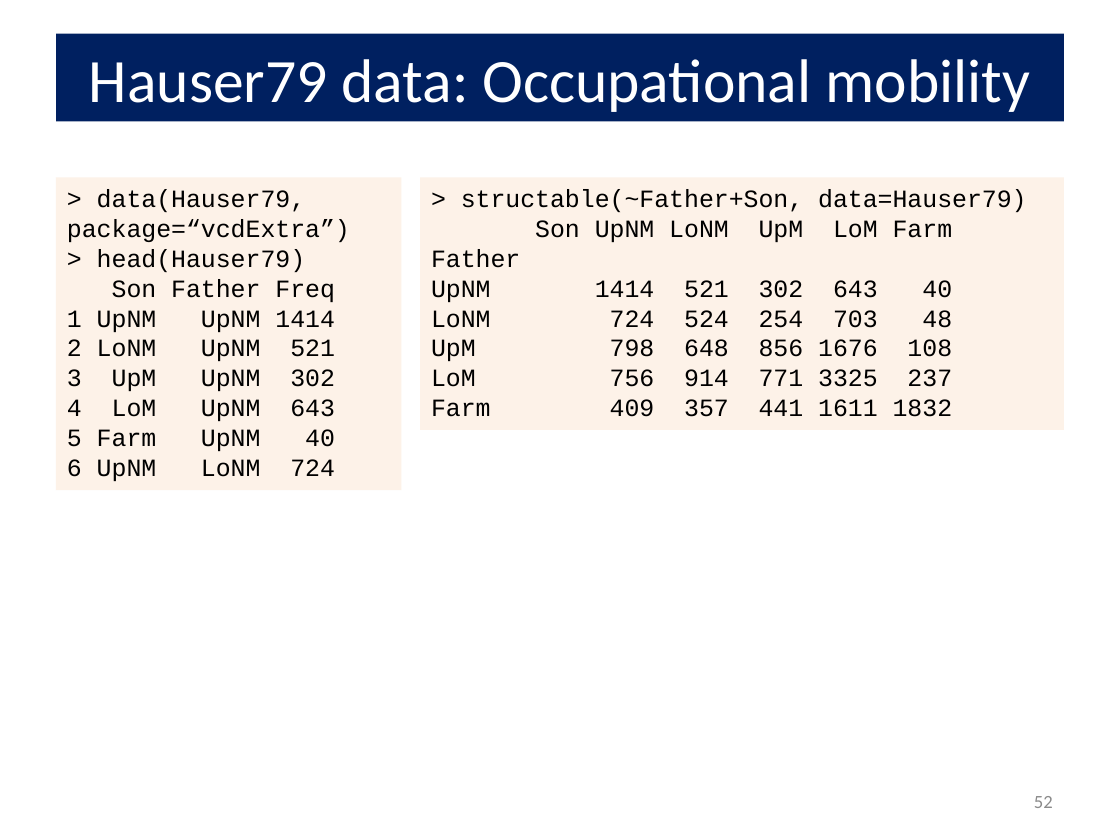
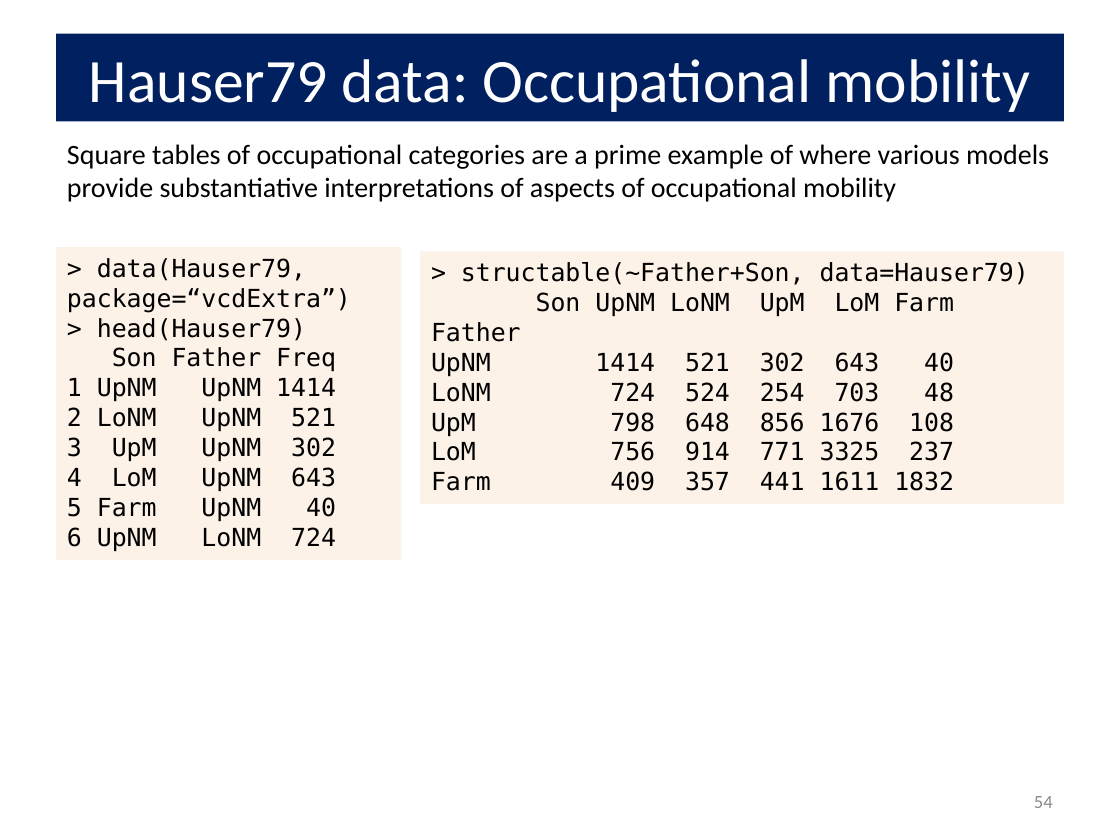
Before and after one commit to friendly/psy6136, a slide deck: slide 54 of lectures/08-Loglin2.pptx (slide 52 before the commit). Drawn at 1120x840 pixels with LibreOffice and Linux fonts; fonts in the diff are those of the drawing. Boxes give left, top, right and bottom in pixels: in the first picture for what was removed or moved away, otherwise in the second. Text is boxed around its words. In the diff, an @@ line names an element or a change of style, - is before the commit and + after.

Commit message:
update lecture 08

```diff
--- a/lectures/08-Loglin2.pptx
+++ b/lectures/08-Loglin2.pptx
@@ text added at bbox=[67, 144, 1049, 202], 18 pt, text #000000 @@
+Square tables of occupational categories are a prime example of where various models provide substantiative interpretations of aspects of occupational mobility
@@ rectangle "> data(Hauser79, package=“vcdExtra”)": place and size @@
-rectangle "> data(Hauser79, package=“vcdExtra”)" at bbox=[56, 177, 401, 489]
+rectangle "> data(Hauser79, package=“vcdExtra”)" at bbox=[56, 248, 401, 560]
@@ rectangle "> data(Hauser79, package=“vcdExtra”)" at bbox=[56, 248, 401, 560]: font Courier New to DejaVu Sans Mono @@
@@ rectangle "> structable(~Father+Son, data=Hauser79)" at bbox=[420, 251, 1064, 504]: font Courier New to DejaVu Sans Mono @@
@@ rectangle "> structable(~Father+Son, data=Hauser79)": place and size @@
-rectangle "> structable(~Father+Son, data=Hauser79)" at bbox=[420, 177, 1064, 430]
+rectangle "> structable(~Father+Son, data=Hauser79)" at bbox=[420, 251, 1064, 504]
@@ page number at bbox=[1034, 796, 1053, 808]: text changed @@
-52
+54
```
Also in this commit, not shown: 28 other slides changed, 3 slides added, 3 other files.
